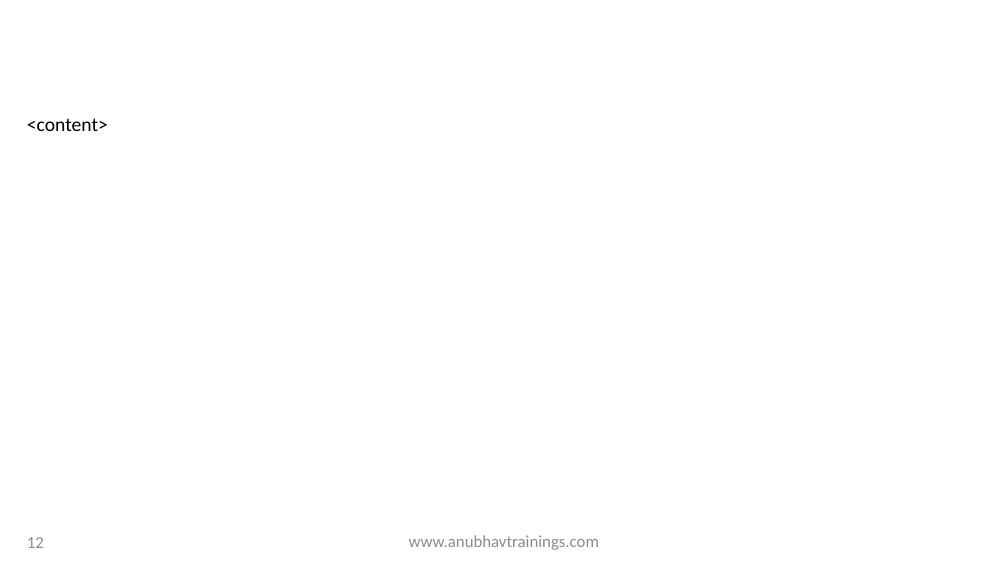
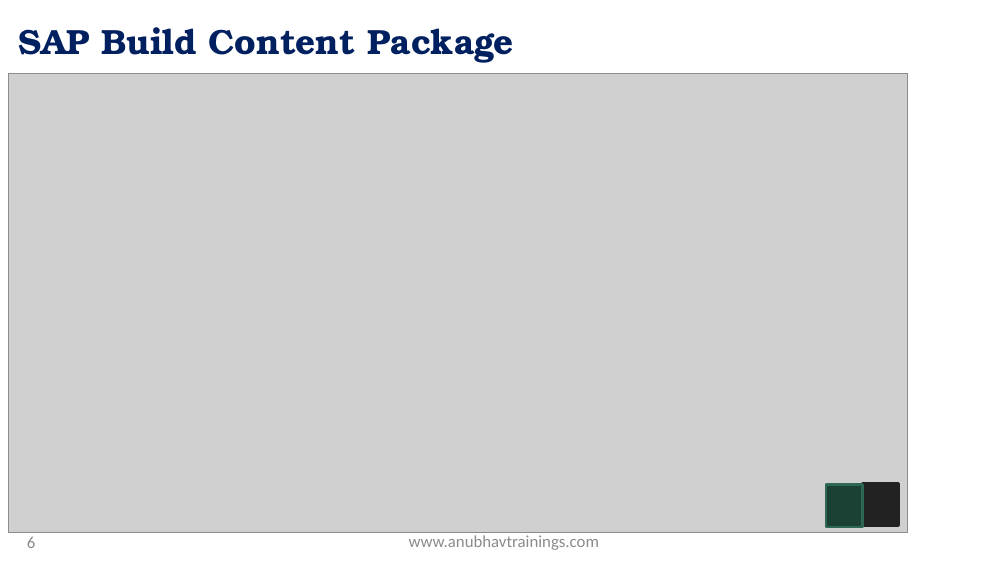
Before and after one commit to soyuztechnologies/SAP_Build_End_to_End, a slide deck: slide 6 of Day 19/SAP Build Training Day 19.pptx (slide 12 before the commit). Drawn at 1008x567 pixels with LibreOffice and Linux fonts; fonts in the diff are those of the drawing; grey boxes stand for pictures; background and template pictures are left out. Boxes give left, top, right and bottom in pixels: in the first picture for what was removed or moved away, otherwise in the second. Text is boxed around its words. In the diff, an @@ line names an element or a change of style, - is before the commit and + after.

```diff
--- a/Day 19/SAP Build Training Day 19.pptx
+++ b/Day 19/SAP Build Training Day 19.pptx
@@ title added at (x1=18, y1=27, x2=515, y2=63), 25 pt, text gradient #002060 to #0070C0, bold @@
+SAP Build Content Package
@@ picture added at (x1=8, y1=74, x2=907, y2=532) @@
@@ rectangle added at (x1=827, y1=485, x2=863, y2=527), fill #1B4134, outline #2E6753 2 pt @@
@@ rectangle added at (x1=863, y1=484, x2=899, y2=526), fill #222222, outline #222222 2 pt @@
@@ page number at (x1=27, y1=537, x2=35, y2=548): text changed @@
-12
+6
```
Also in this commit, not shown: 3 other slides changed, 6 slides added, 6 slides removed, 2 other files.
